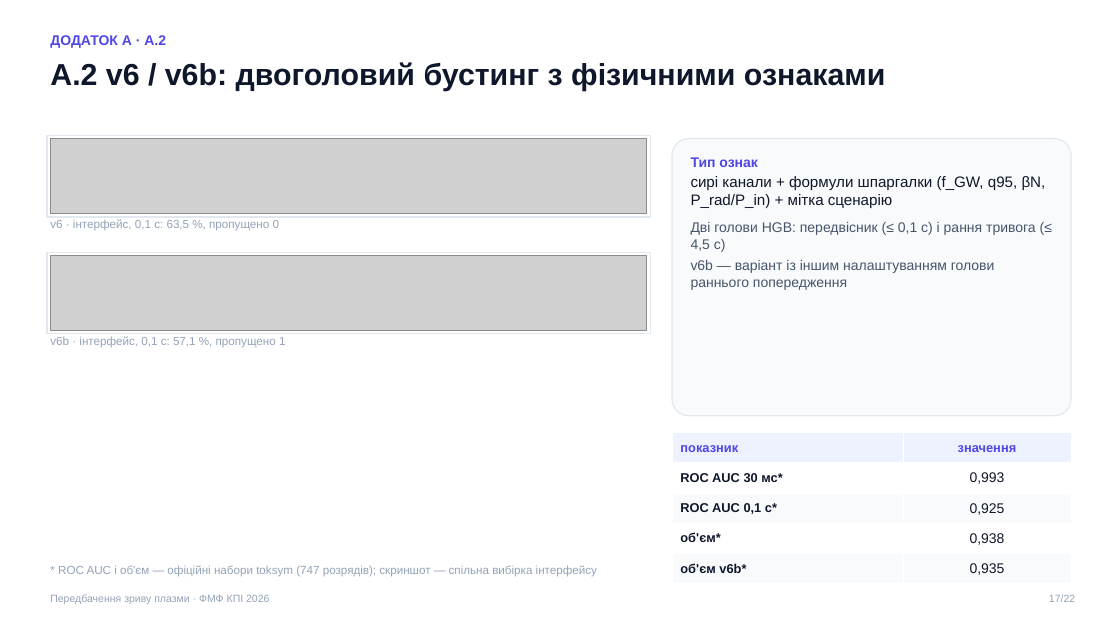
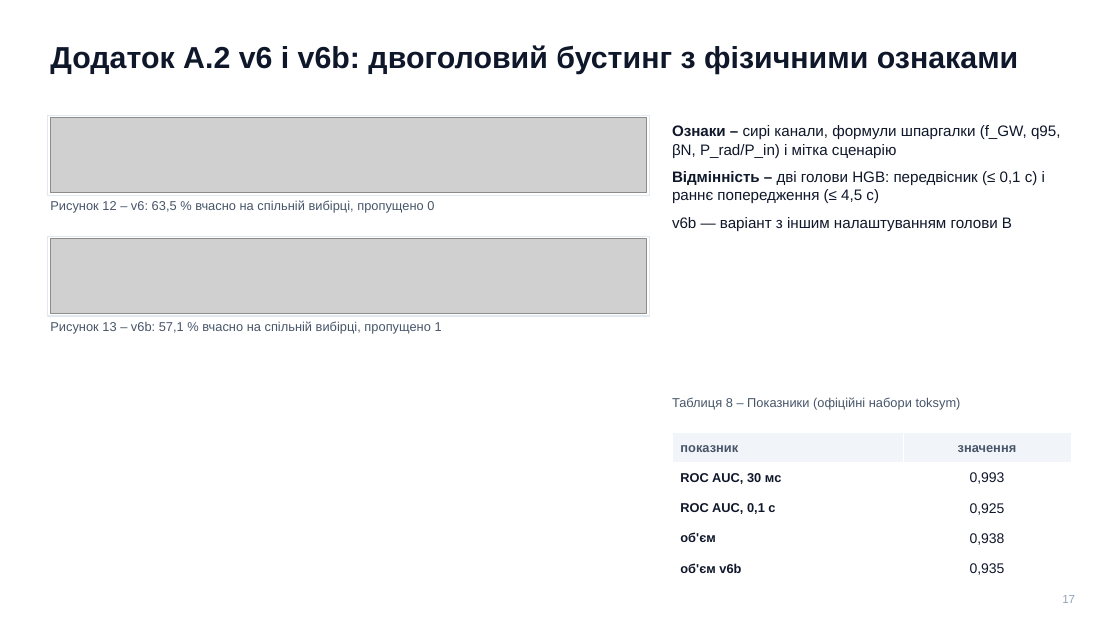
Before and after one commit to llllenah/plasma-disruption-prediction, a slide deck: slide 17 of docs/presentation.pptx. Drawn at 1120x630 pixels with LibreOffice and Linux fonts; fonts in the diff are those of the drawing; grey boxes stand for pictures. Boxes give left, top, right and bottom in pixels: in the first picture for what was removed or moved away, otherwise in the second. Text is boxed around its words. In the diff, an @@ line names an element or a change of style, - is before the commit and + after.

Commit message:
Presentation v4: academic layout, numbered figures and tables (DSTU 3008), diagnostic signals figure

```diff
--- a/docs/presentation.pptx
+++ b/docs/presentation.pptx
@@ text at [50,45,1019,74]: text changed @@
-А.2 v6 / v6b: двоголовий бустинг з фізичними ознаками
+Додаток А.2 v6 і v6b: двоголовий бустинг з фізичними ознаками
@@ text removed at [50,35,166,48] @@
-ДОДАТОК А · А.2
@@ rectangle: place and size @@
-rectangle at [47,135,650,217]
+rectangle at [48,115,649,195]
@@ picture: place and size @@
-picture at [50,139,647,213]
+picture at [50,118,647,192]
@@ text at [672,125,1060,231]: text changed; size 12 to 13 pt; text colour #475569 to #0F172A @@
-Тип ознак
-сирі канали + формули шпаргалки (f_GW, q95, βN, P_rad/P_in) + мітка сценарію
-Дві голови HGB: передвісник (≤ 0,1 с) і рання тривога (≤ 4,5 с)
-v6b — варіант із іншим налаштуванням голови раннього попередження
+Ознаки – сирі канали, формули шпаргалки (f_GW, q95, βN, P_rad/P_in) і мітка сценарію
+Відмінність – дві голови HGB: передвісник (≤ 0,1 с) і раннє попередження (≤ 4,5 с)
+v6b — варіант з іншим налаштуванням голови B
@@ rounded rectangle removed at [672,139,1071,416] @@
@@ text at [50,200,434,213]: text changed; size 10 to 11 pt; text colour #94A3B8 to #475569 @@
-v6 · інтерфейс, 0,1 с: 63,5 %, пропущено 0
+Рисунок 12 – v6: 63,5 % вчасно на спільній вибірці, пропущено 0
@@ rectangle: place and size @@
-rectangle at [47,252,650,334]
+rectangle at [48,236,649,316]
@@ picture: place and size @@
-picture at [50,255,647,330]
+picture at [50,239,647,313]
@@ text at [50,321,442,334]: text changed; size 10 to 11 pt; text colour #94A3B8 to #475569 @@
-v6b · інтерфейс, 0,1 с: 57,1 %, пропущено 1
+Рисунок 13 – v6b: 57,1 % вчасно на спільній вибірці, пропущено 1
@@ text added at [672,397,961,410], 11 pt, text #475569 @@
+Таблиця 8 – Показники (офіційні набори toksym)
@@ table at [672,433,1071,584] @@
-row 2, column 1: ROC AUC 30 мс*
+row 2, column 1: ROC AUC, 30 мс
-row 3, column 1: ROC AUC 0,1 с*
+row 3, column 1: ROC AUC, 0,1 с
-row 4, column 1: об'єм*
+row 4, column 1: об'єм
-row 5, column 1: об'єм v6b*
+row 5, column 1: об'єм v6b
@@ fill #EEF2FF to #F1F5F9 in row 1 @@
@@ fill #F8FAFC to #FFFFFF in 4 cells @@
@@ text colour #4F46E5 to #475569 in "показник", "значення" @@
@@ text removed at [58,565,597,577] @@
-* ROC AUC і об'єм — офіційні набори toksym (747 розрядів); скриншот — спільна вибірка інтерфейсу
@@ text removed at [50,594,269,604] @@
-Передбачення зриву плазми · ФМФ КПІ 2026
@@ text at [1062,595,1075,603]: text changed; size 9 to 10 pt @@
-17/22
+17
```
Also in this commit, not shown: 19 other slides changed, 2 slides added, 2 slides removed, 5 other files.
